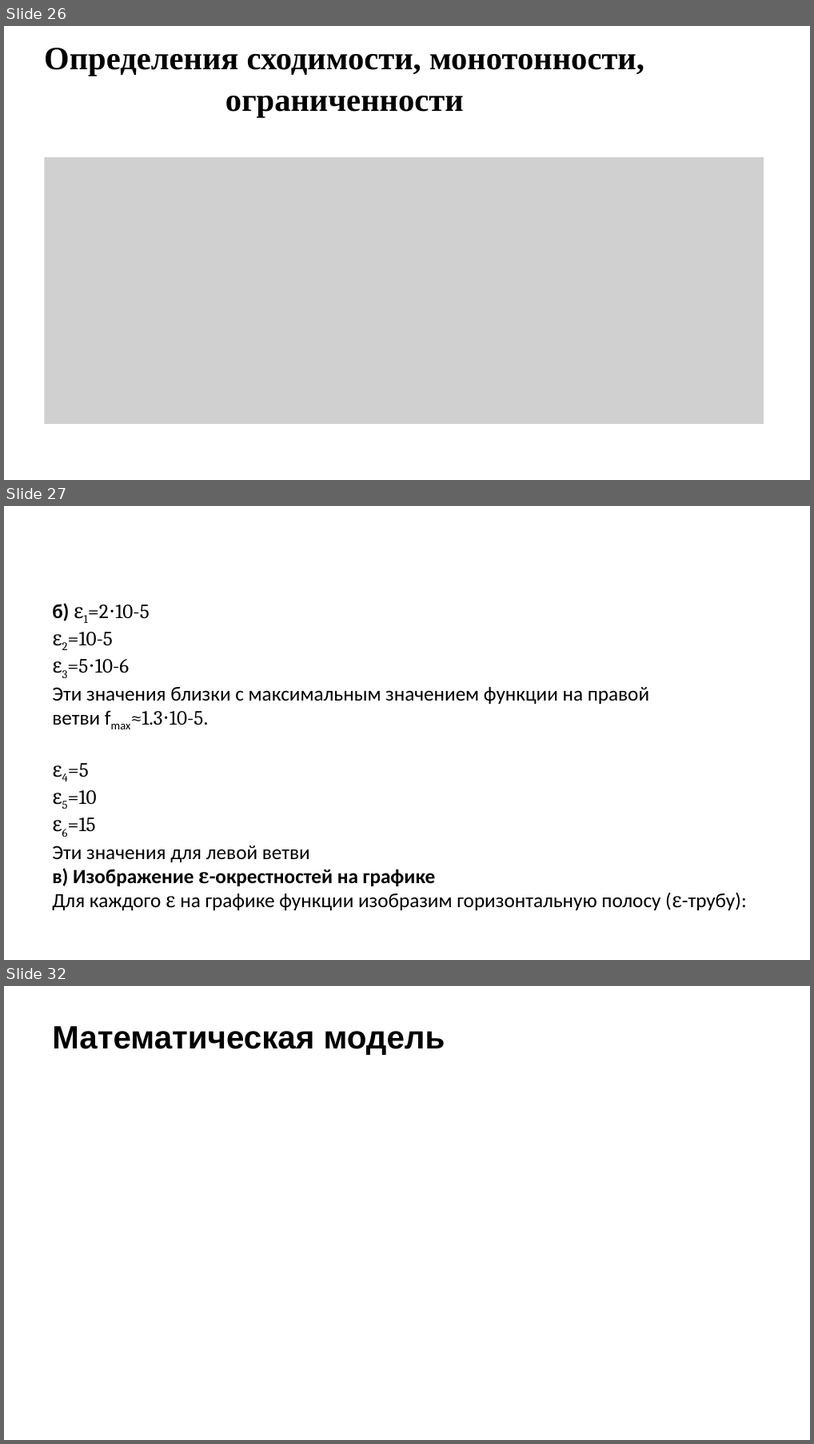
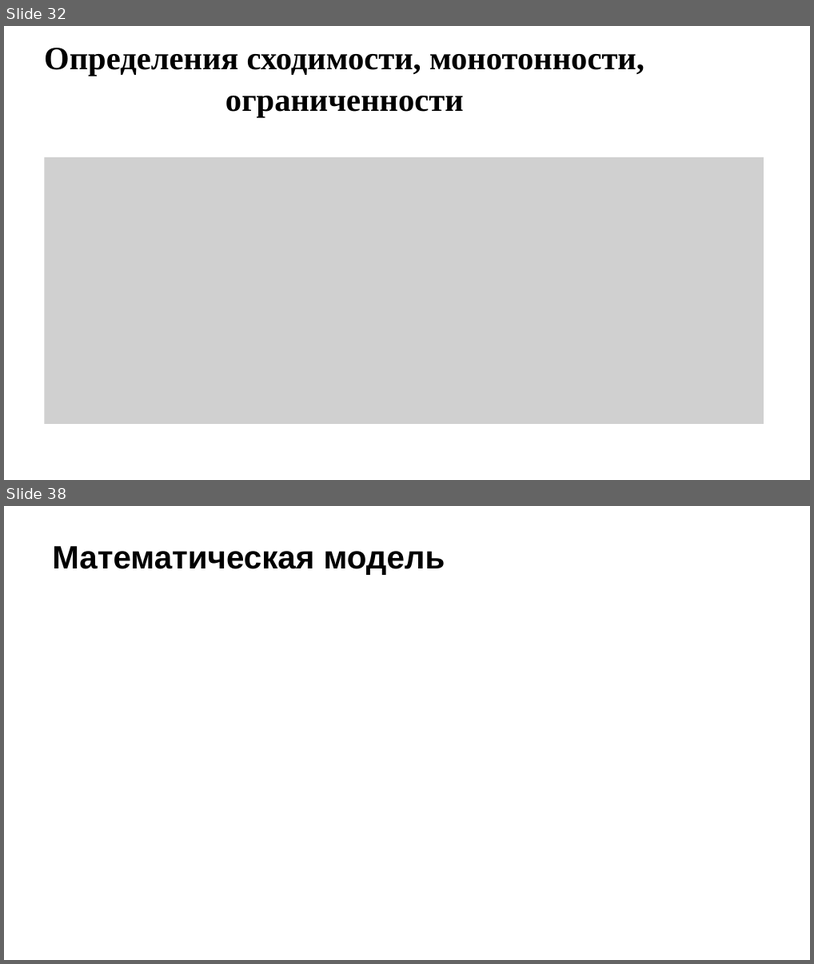
Before and after one commit to Miwm64/itmo_cse, a slide deck: math_analysis/матан_проект_в4.pptx. Shown one above the other, each under a label of ours: slides 26, 27 and 32 before the commit, slides 32 and 38 after it; the slides between them are not shown. The pictures are 814x1444 and 814x964 pixels, drawn with LibreOffice and Linux fonts; fonts in the diff are those of the drawing; grey boxes stand for pictures; background and template pictures are left out. Boxes give left, top, right and bottom in pixels: in the first picture for what was removed or moved away, otherwise in the second. Text is boxed around its words. In the diff, an @@ line names an element or a change of style, - is before the commit and + after.

```diff
--- a/math_analysis/матан_проект_в4.pptx
+++ b/math_analysis/матан_проект_в4.pptx
@@ slide 27 removed at <box>4,506,810,960</box>, background picture (left out) @@
@@ text removed at <box>52,603,747,910</box> @@
-б) ε1=2⋅10-5
-ε2=10-5
-ε3=5⋅10-6
-Эти значения близки с максимальным значением функции на правой ветви fmax≈1.3⋅10-5.
-ε4=5
-ε5=10
-ε6=15
-Эти значения для левой ветви
-в) Изображение ε-окрестностей на графике
-Для каждого ε на графике функции изобразим горизонтальную полосу (ε-трубу):
@@ what was slide 26 is now slide 32 @@
@@ what was slide 32 is now slide 38 @@
```
Also in this commit, not shown: 7 slides changed, 12 slides added, 6 other slides removed.
